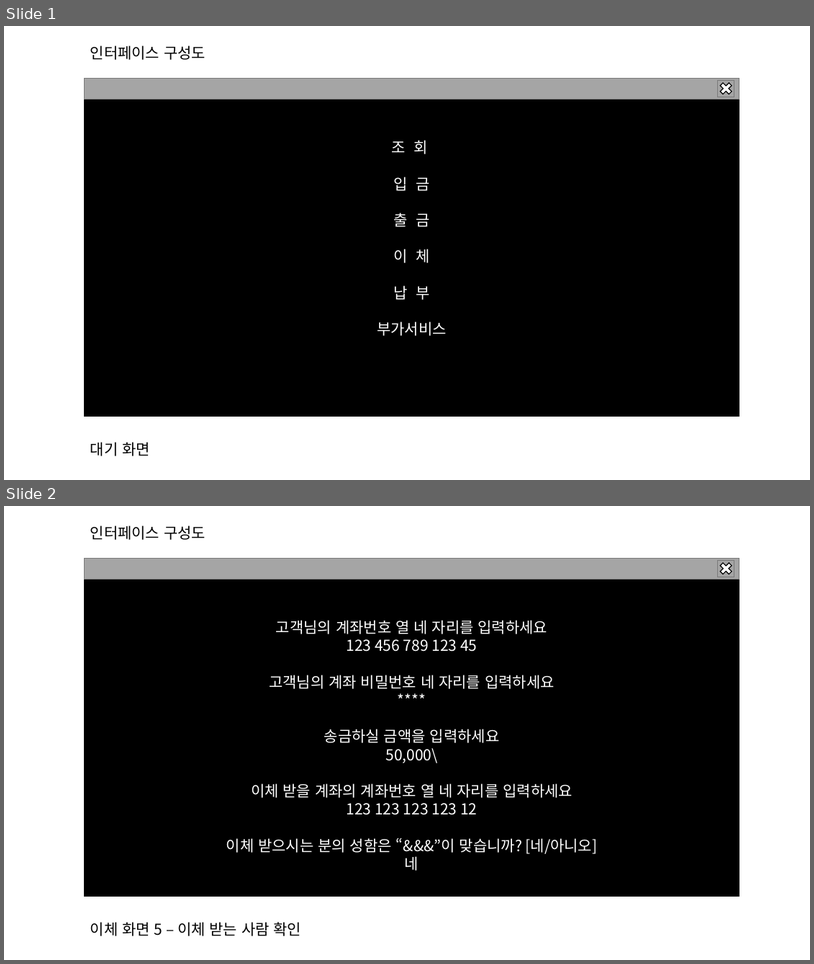
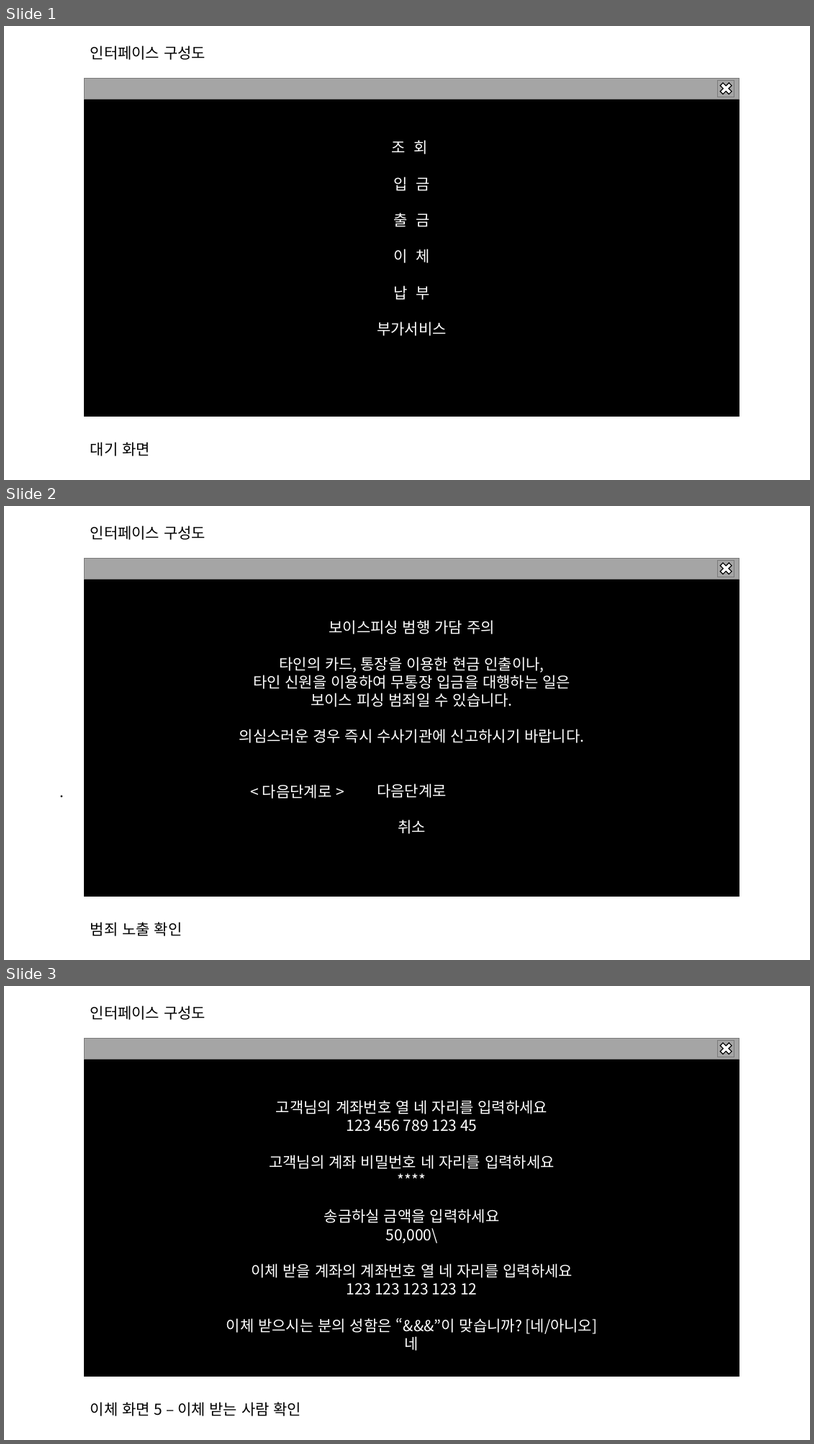
Before and after one commit to 909ma/ATM-System-using-by-C-Language, a slide deck: 기타/인터페이스/인터페이스 양식.pptx. Shown one above the other, each under a label of ours: slides 1 and 2 before the commit, slides 1, 2 and 3 after it. The pictures are 814x964 and 814x1444 pixels, drawn with LibreOffice and Linux fonts; fonts in the diff are those of the drawing. Boxes give left, top, right and bottom in pixels: in the first picture for what was removed or moved away, otherwise in the second. Text is boxed around its words. In the diff, an @@ line names an element or a change of style, - is before the commit and + after.

```diff
--- a/기타/인터페이스/인터페이스 양식.pptx
+++ b/기타/인터페이스/인터페이스 양식.pptx
@@ slide 2 added at (4, 506, 810, 960), background #FFFFFF @@
@@ text added at (90, 525, 206, 540), 18 pt, text #000000 @@
+인터페이스 구성도
@@ group added at (85, 558, 741, 896): 3 rectangles, 1 cross @@
+보이스피싱 범행 가담 주의
+타인의 카드, 통장을 이용한 현금 인출이나,
+타인 신원을 이용하여 무통장 입금을 대행하는 일은
+보이스 피싱 범죄일 수 있습니다.
+의심스러운 경우 즉시 수사기관에 신고하시기 바랍니다.
+다음단계로
+취소
@@ text added at (262, 784, 332, 798), 18 pt, text #FFFFFF @@
+. < 다음단계로 >
@@ text added at (90, 921, 183, 936), 18 pt, text #000000 @@
+범죄 노출 확인
@@ what was slide 2 is now slide 3 @@
```
Also in this commit, not shown: 1 other file.
